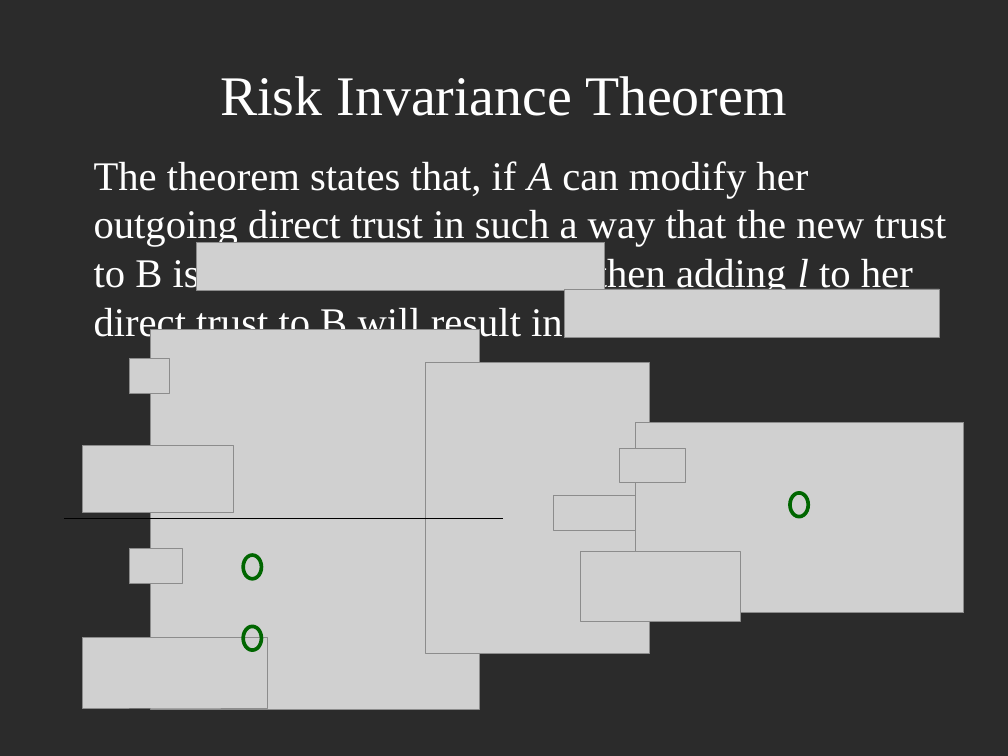
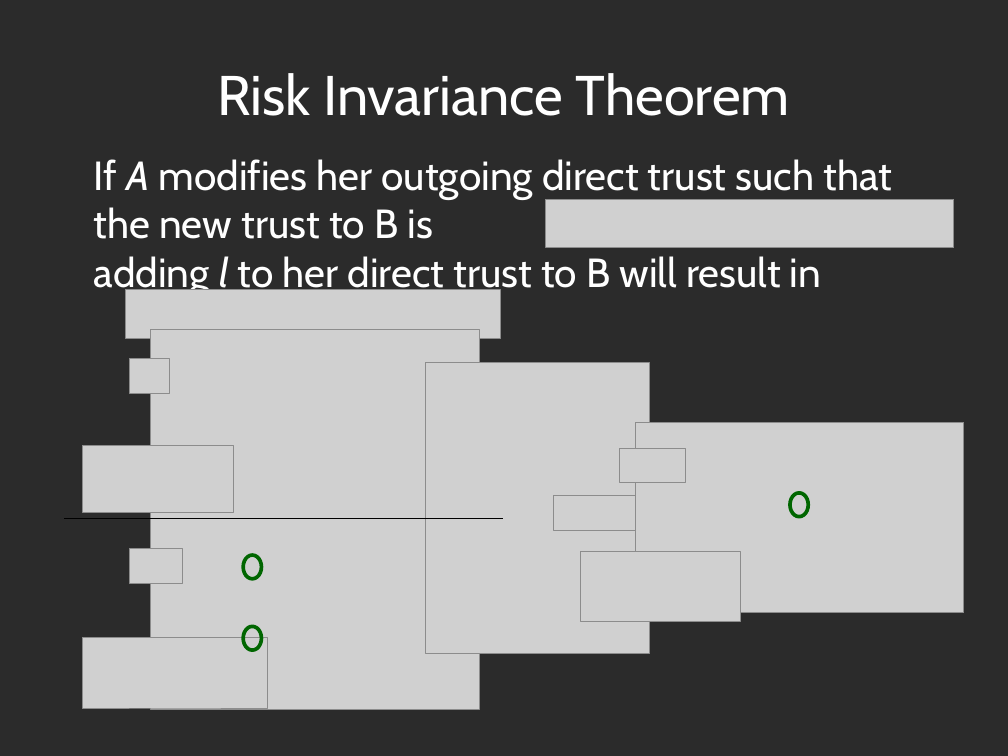
Before and after one commit to decrypto-org/TrustIsRisk, a slide deck: slide 18 of presentations/AtheCrypt10-1-2017/AtheCrypt10-1-2017.odp. Drawn at 1008x756 pixels with LibreOffice and Linux fonts; fonts in the diff are those of the drawing; grey boxes stand for pictures; background and template pictures are left out; a plain dark background stands for a picture behind light text. Boxes give left, top, right and bottom in pixels: in the first picture for what was removed or moved away, otherwise in the second. Text is boxed around its words. In the diff, an @@ line names an element or a change of style, - is before the commit and + after.

```diff
--- a/presentations/AtheCrypt10-1-2017/AtheCrypt10-1-2017.odp
+++ b/presentations/AtheCrypt10-1-2017/AtheCrypt10-1-2017.odp
@@ title "Risk Invariance Theorem" at [218, 73, 790, 116]: font Times New Roman to Cabin @@
@@ text at [94, 159, 892, 297]: text changed; font Times New Roman to Cabin @@
-The theorem states that, if A can modify her outgoing direct trust in such a way that the new trust to B is then adding l to her direct trust to B will result in
+If A modifies her outgoing direct trust such that the new trust to B is then adding l to her direct trust to B will result in
@@ picture: place and size @@
-picture at [564, 289, 939, 338]
+picture at [546, 199, 954, 248]
@@ picture: place and size @@
-picture at [197, 242, 605, 291]
+picture at [125, 290, 500, 338]
```
Also in this commit, not shown: 19 other slides changed, 1 other file.
